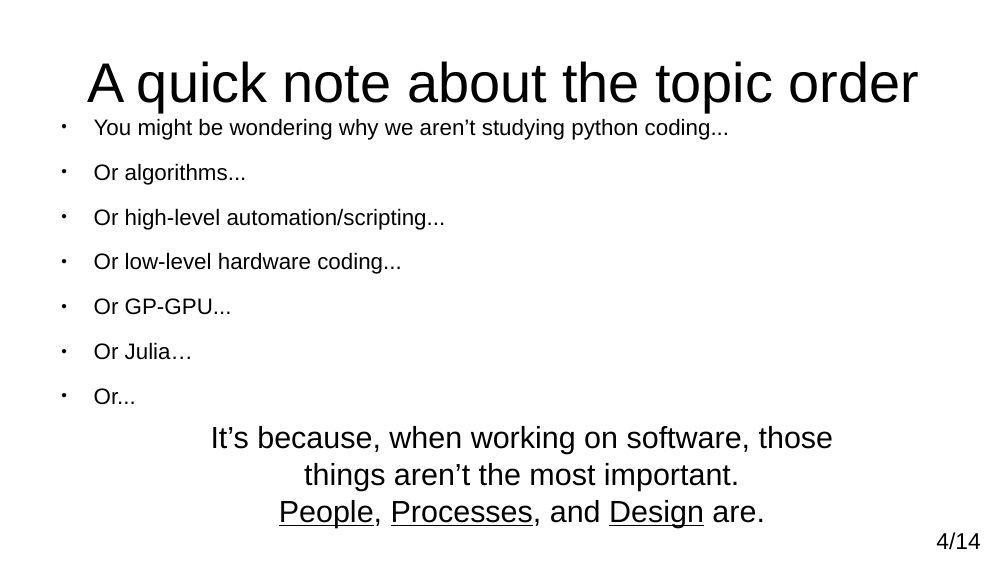
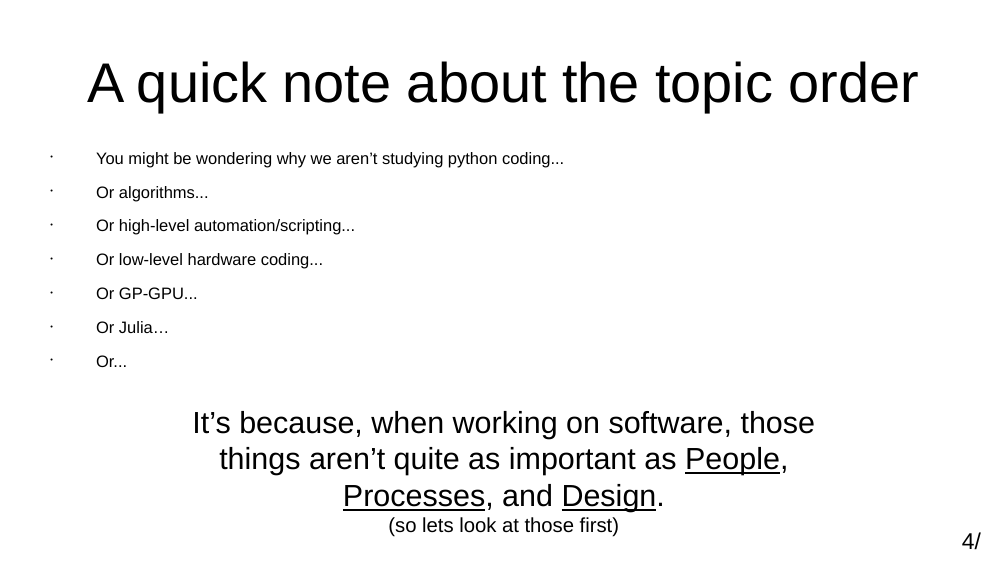
Before and after one commit to adamkewley/rse-meetups, a slide deck: slide 4 of 3_SoftwareDesign/PresentationSlides.odp. Drawn at 1008x567 pixels with LibreOffice and Linux fonts; fonts in the diff are those of the drawing. Boxes give left, top, right and bottom in pixels: in the first picture for what was removed or moved away, otherwise in the second. Text is boxed around its words. In the diff, an @@ line names an element or a change of style, - is before the commit and + after.

```diff
--- a/3_SoftwareDesign/PresentationSlides.odp
+++ b/3_SoftwareDesign/PresentationSlides.odp
@@ text "You might be wondering why ..." at (96, 152, 564, 367): size 17.6 to 13 pt; bullet ● to •; line spacing 1 to 0.8 @@
@@ text at (192, 411, 816, 537): text changed @@
-It’s because, when working on software, those things aren’t the most important.
-People, Processes, and Design are.
+It’s because, when working on software, those things aren’t quite as important as People, Processes, and Design.
+(so lets look at those first)
@@ page number at (962, 532, 981, 550): text changed @@
-4/14
+4/
```
Also in this commit, not shown: 12 other slides changed, 2 other files.
